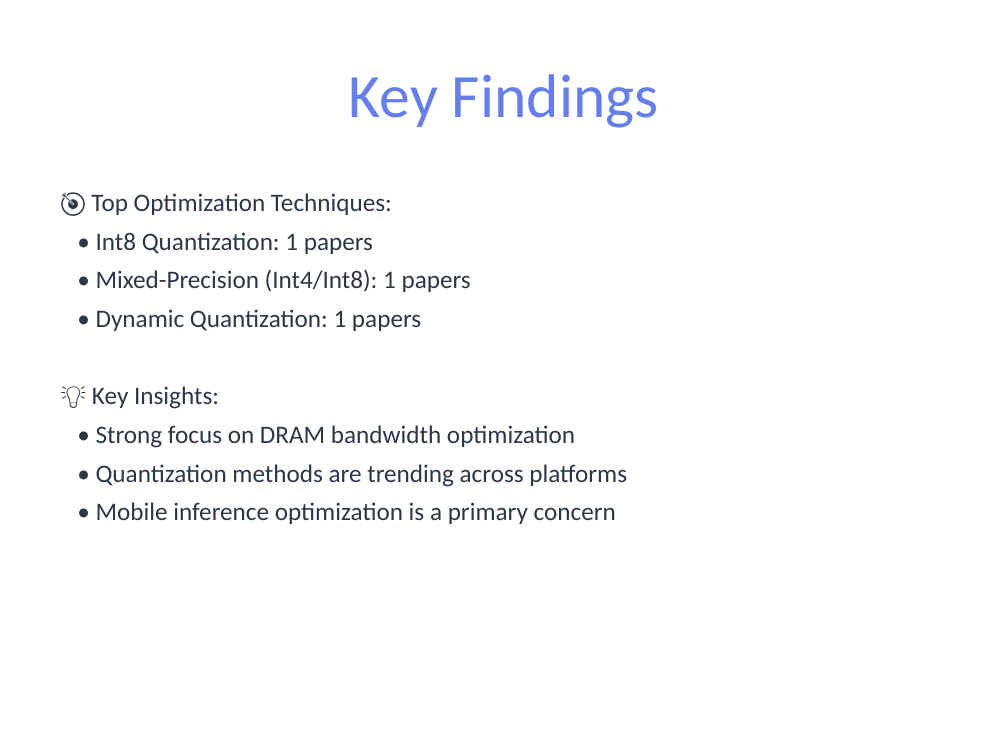
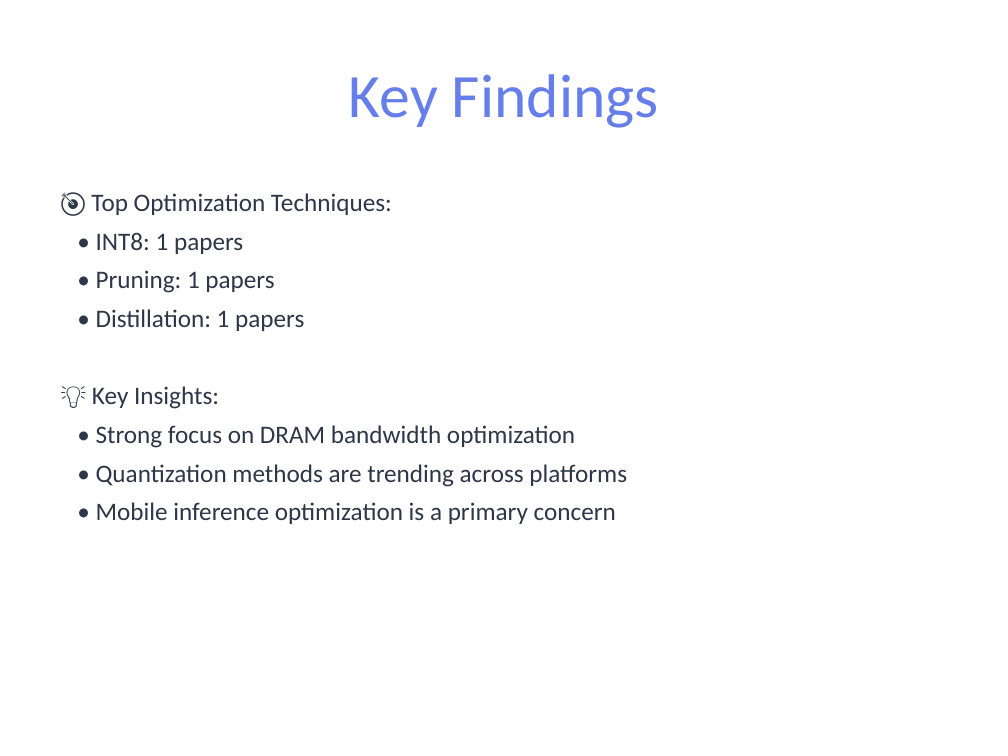
Before and after one commit to pbtsvinaysukhesh/dea-genai-agent, a slide deck: slide 3 of results/reports/report.pptx. Drawn at 1008x756 pixels with LibreOffice and Linux fonts; fonts in the diff are those of the drawing. Boxes give left, top, right and bottom in pixels: in the first picture for what was removed or moved away, otherwise in the second. Text is boxed around its words. In the diff, an @@ line names an element or a change of style, - is before the commit and + after.

```diff
--- a/results/reports/report.pptx
+++ b/results/reports/report.pptx
@@ text at box(96, 232, 304, 331): text changed @@
-• Int8 Quantization: 1 papers
-• Mixed-Precision (Int4/Int8): 1 papers
-• Dynamic Quantization: 1 papers
+• INT8: 1 papers
+• Pruning: 1 papers
+• Distillation: 1 papers
```
Also in this commit, not shown: 9 other slides changed, 1 slide added, 1 slide removed, 6 other files.
